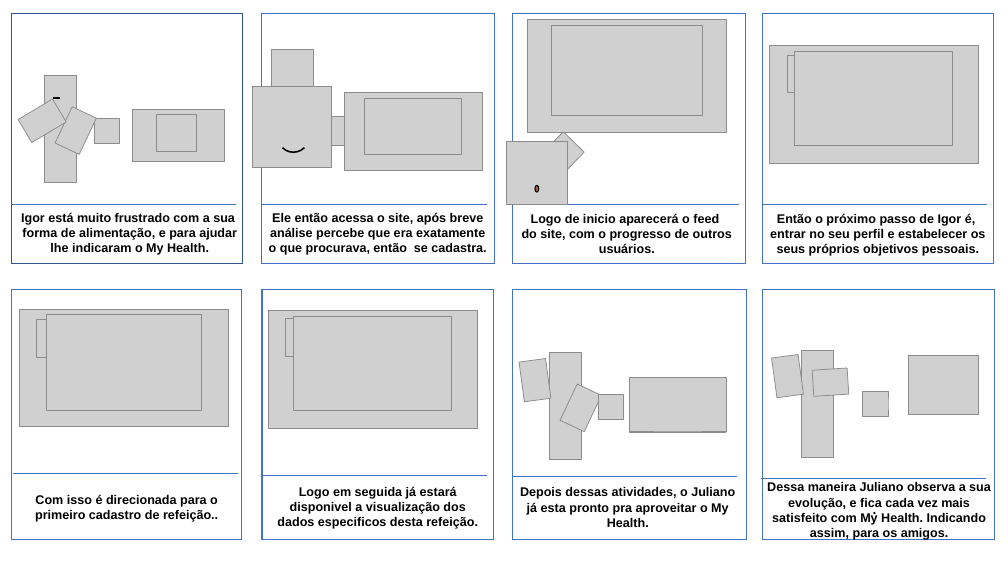
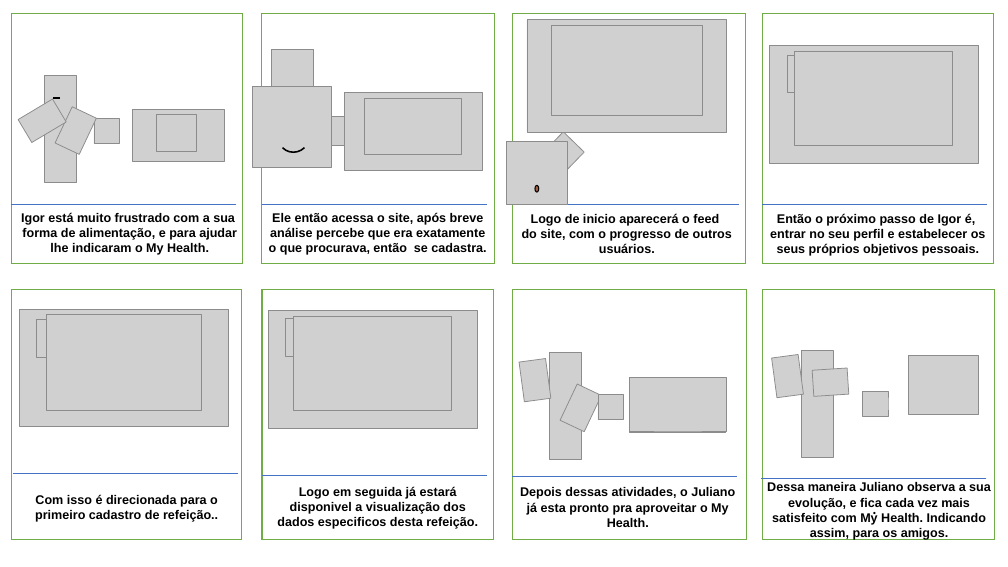
Before and after one commit to mileneoliveira/grupo04-react-web, a slide deck: slide 1 of Documentação/Documentação_Teorica/StoryboardMH.pptx. Drawn at 1008x567 pixels with LibreOffice and Linux fonts; fonts in the diff are those of the drawing; grey boxes stand for pictures. Boxes give left, top, right and bottom in pixels: in the first picture for what was removed or moved away, otherwise in the second. Text is boxed around its words. In the diff, an @@ line names an element or a change of style, - is before the commit and + after.

```diff
--- a/Documentação/Documentação_Teorica/StoryboardMH.pptx
+++ b/Documentação/Documentação_Teorica/StoryboardMH.pptx
@@ rectangle at bbox=[11, 14, 242, 264]: outline #325491 1 pt to #70AD47 1 pt @@
@@ outline #4472C4 1 pt to #70AD47 1 pt in 7 elements at bbox=[262, 14, 495, 264], bbox=[513, 14, 746, 264], bbox=[763, 14, 994, 264], bbox=[11, 290, 242, 540], bbox=[262, 290, 495, 540], bbox=[513, 290, 746, 540], bbox=[763, 290, 994, 540] @@
```
Also in this commit, not shown: 4 other files.
